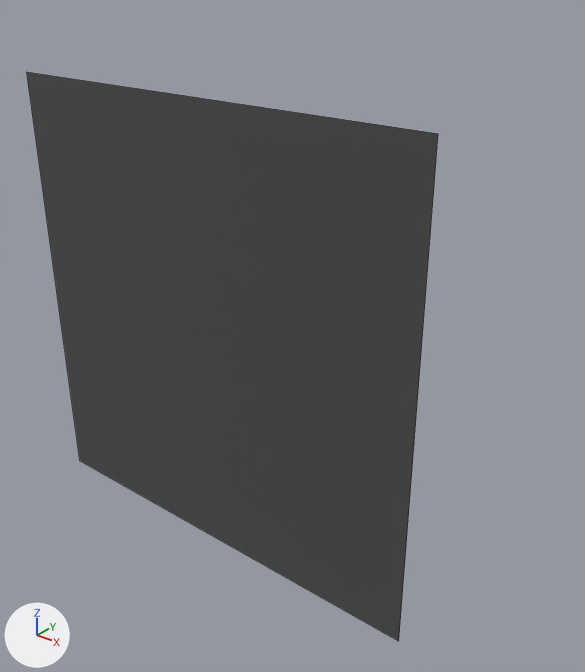
The COLLADA model StandardDataSets/collada/library_visual_scenes/visual_scene/node/instance_node/instances_of_same_node/instances_of_same_node.dae, before and after one commit.
The view is the same before and after, from a camera (50 mm lens) standing at (1.62, -2.34, 1.12) and looking at (0.1, -0.45, -0.05). Arrows for +X, +Y and +Z are at lower left; the lights stay in place. Mesh edges are drawn as thin lines.

In view in the first picture: 'cube_node'.
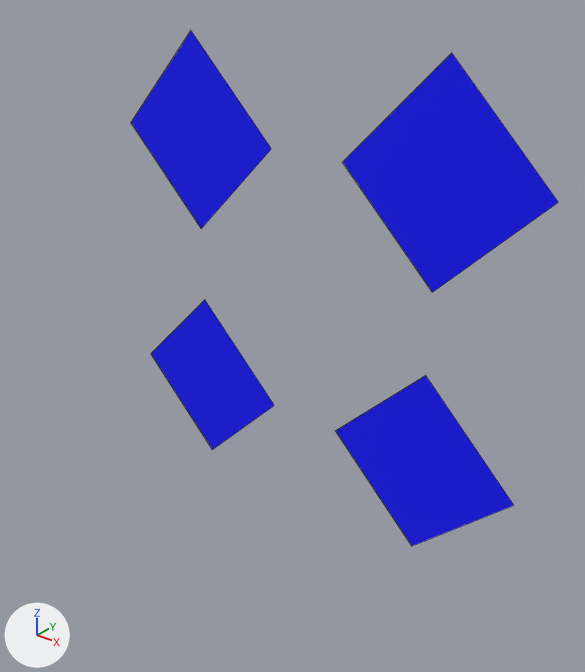
What changed in the scene script:
```text
Change mat_lambert2:
    mat_lambert2.base_color: (0.0732, 0.0732, 0.0732) -> (0.0, 0.0, 1.0)  # dark grey #4c4c4c -> blue #0000ff
Change ob_cube_node:
    ob_cube_node.scale: (3.0, 3.0, 3.0) -> (1.0, 1.0, 1.0)
    ob_cube_node.location: (0.0, 0.0, 0.0) -> (-0.5, 0.0, 0.5)
    ob_cube_node.rotation_euler: (0.0, 0.0, 0.0) -> (0.0, -0.785, 0.0)  # degrees (0, 0, 0) -> degrees (0, -45, 0)
Add ob_cube4_node:
    ob_cube4_node = bpy.data.objects.new('cube4_node', me_cube)
    ob_cube4_node.location = (0.5, 0.0, -0.5)
    ob_cube4_node.rotation_euler = (0.0, -0.785, 0.0)  # degrees (0, -45, 0)
Add ob_cube3_node:
    ob_cube3_node = bpy.data.objects.new('cube3_node', me_cube)
    ob_cube3_node.location = (-0.5, 0.0, -0.5)
    ob_cube3_node.rotation_euler = (0.0, -0.785, 0.0)  # degrees (0, -45, 0)
Add ob_cube2_node:
    ob_cube2_node = bpy.data.objects.new('cube2_node', me_cube)
    ob_cube2_node.location = (0.5, 0.0, 0.5)
    ob_cube2_node.rotation_euler = (0.0, -0.785, 0.0)  # degrees (0, -45, 0)
```

Location of each change, [x1, y1, x2, y2] in pixels of the pictures (585 x 672 px):
'cube_node', recoloured, moved, turned, rescaled
    before: [27, 72, 438, 641]
    after: [131, 31, 271, 228]
'cube2_node', added (blue)
    after: [343, 53, 558, 292]
'cube4_node', added (blue)
    after: [336, 375, 513, 546]
'cube3_node', added (blue)
    after: [151, 300, 274, 450]
